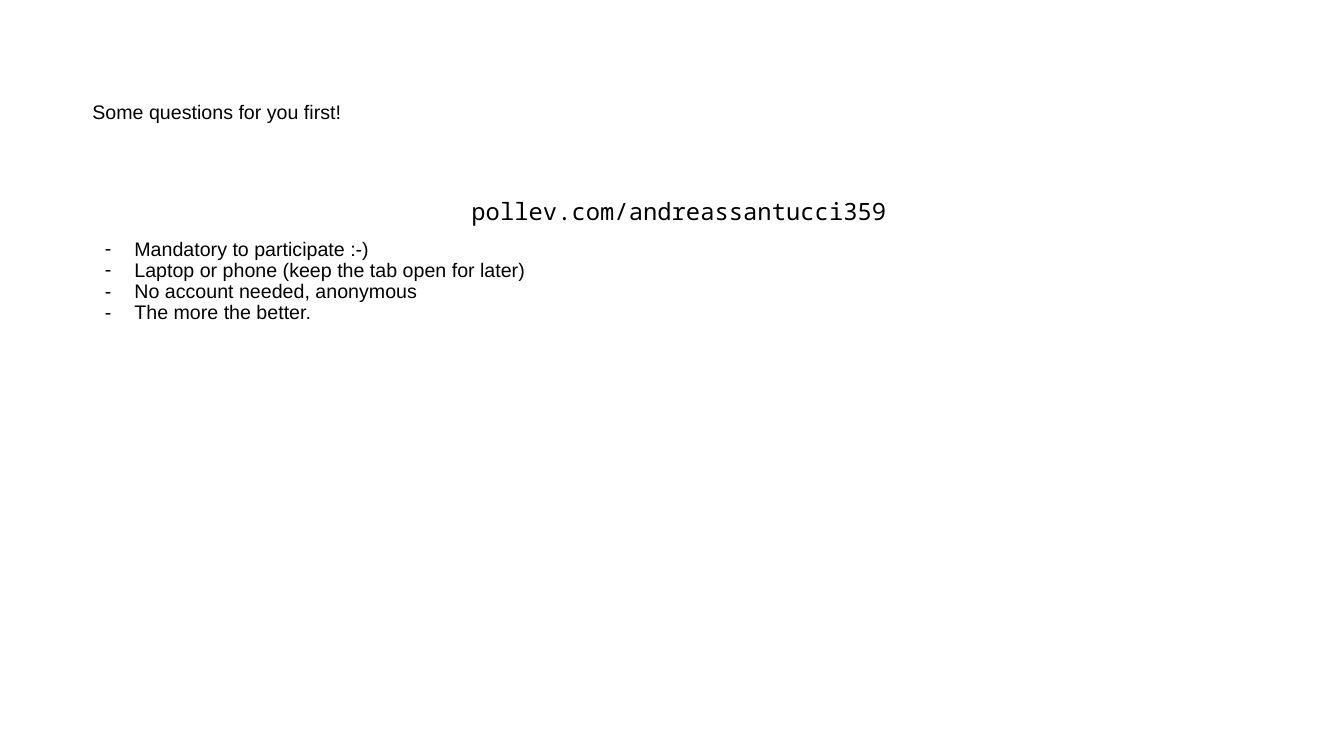
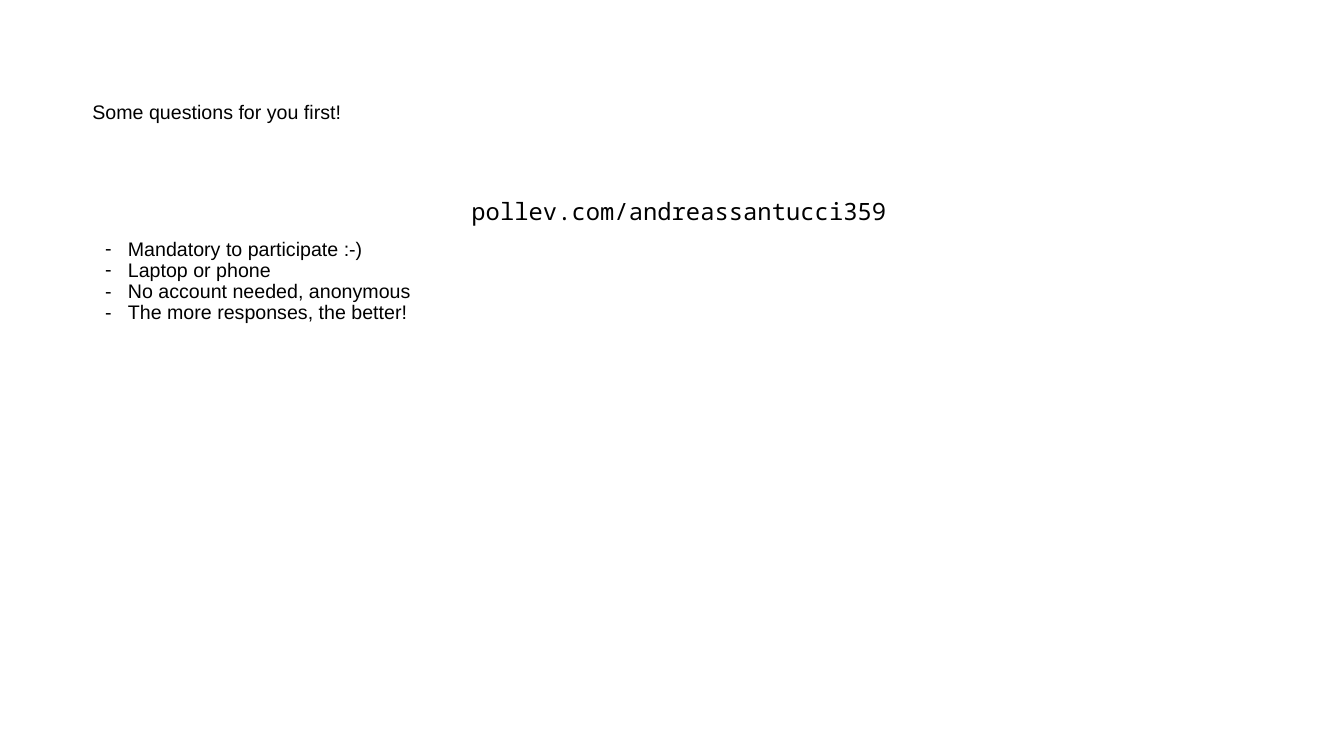
Before and after one commit to asantucci/Python-Workshop, a slide deck: slide 5 of slides.pptx. Drawn at 1344x756 pixels with LibreOffice and Linux fonts; fonts in the diff are those of the drawing. Boxes give left, top, right and bottom in pixels: in the first picture for what was removed or moved away, otherwise in the second. Text is boxed around its words. In the diff, an @@ line names an element or a change of style, - is before the commit and + after.

```diff
--- a/slides.pptx
+++ b/slides.pptx
@@ text at (x1=128, y1=262, x2=271, y2=281): text changed @@
-– Laptop or phone (keep the tab open for later)
+– Laptop or phone
@@ text at (x1=128, y1=241, x2=410, y2=302): indent changed @@
@@ text at (x1=128, y1=304, x2=407, y2=323): text changed @@
-– The more the better.
+– The more responses, the better!
```
Also in this commit, not shown: 20 other slides changed, 1 slide added, 3 slides removed.
